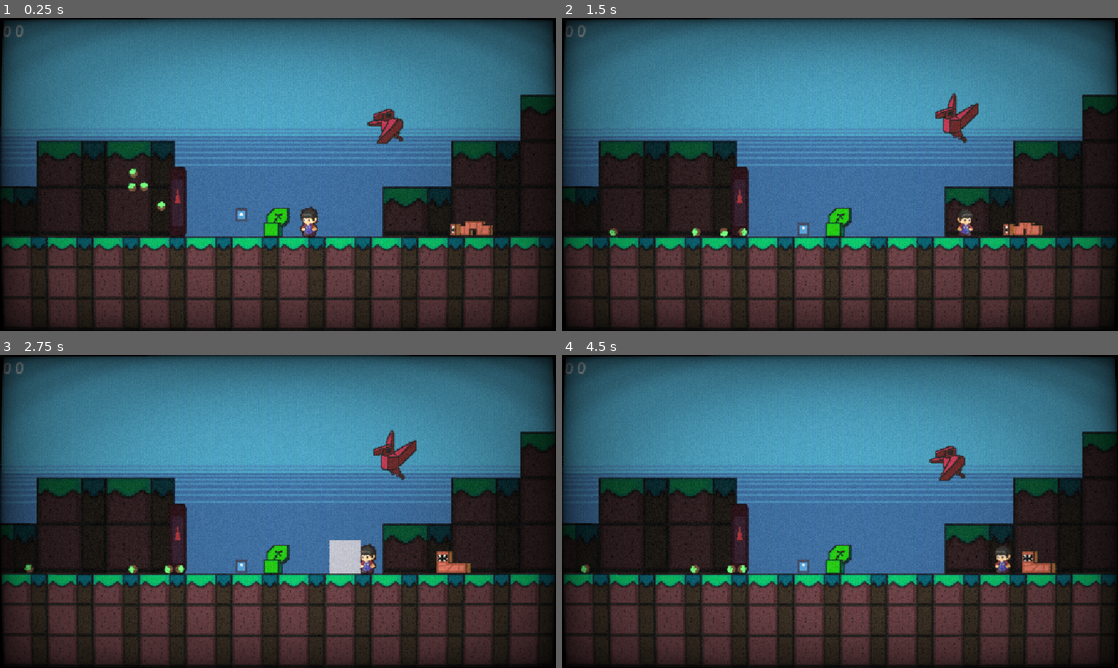
Above: before the commit, frames 1-4 (two rows, left to right).
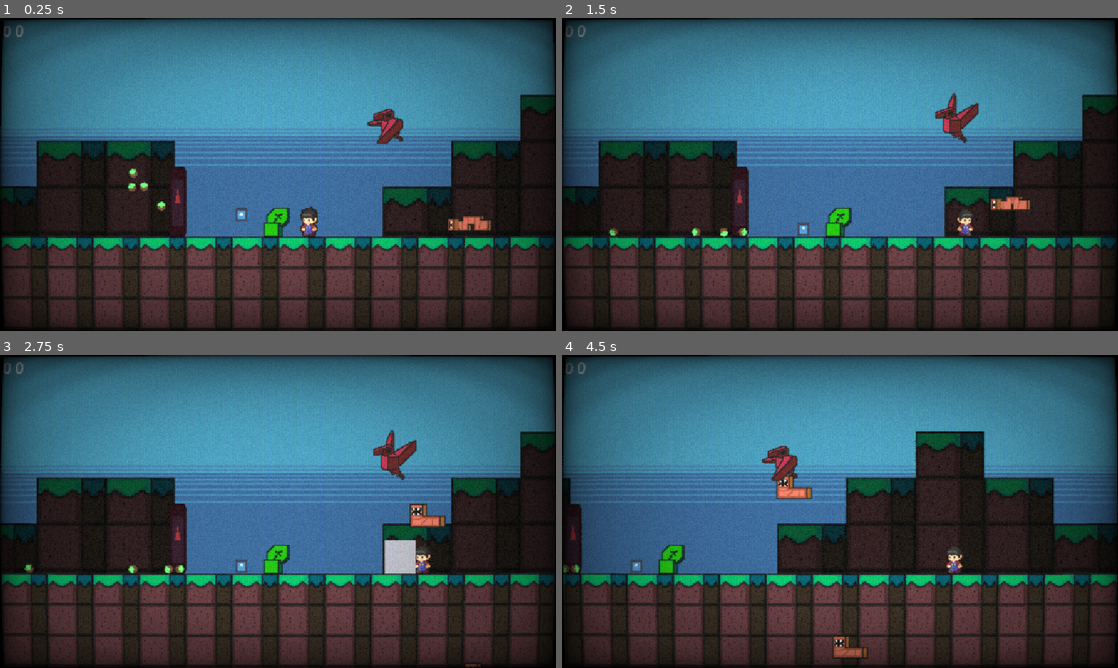
Above: after the commit, the same moments.

Repository: Raylandson/scale-gmtk-24
Game: Godot game, scene res://maps/main.tscn
Same seed, same stepped clock (60 frames per second), same inputs: the game is played once before the commit and once after it. The engine's default icon, where the game draws it, is replaced by a stand-in: a white triangle on a blue panel in a dark square.
Inputs:
- Up to frame 1 (0.25 s): no input
- Up to frame 2 (1.5 s): tap Enter (ui_accept) at 0.5, 1.35 s; hold Enter (ui_accept) 0.53-1.28 s; hold Right (ui_right) from 0.53 s (still down); tap W (jump) at 0.77 s
- Up to frame 3 (2.75 s): tap W (jump) at 1.52 s; release Right (ui_right) at 2.03 s; hold Left (ui_left) from 2.03 s (still down); hold Enter (ui_accept) from 2.03 s (still down)
- Up to frame 4 (4.5 s): release Left (ui_left) at 2.78 s; release Enter (ui_accept) at 2.78 s; hold Right (ui_right) 2.78-4.28 s; tap Enter (ui_accept) at 2.85, 4.35 s; tap W (jump) at 3.02, 3.77 s; hold Enter (ui_accept) 3.53-4.28 s; hold Left (ui_left) from 4.28 s (still down)

The runs differ from the first frame. In frame 1, 0.4% of the frame differs, in the area x 80-89%, y 63-70%; in frame 2, 0.5%; in frame 3, 2.4%; in frame 4, 44%, in the area x 0-100%, y 24-99%.
Error after the commit: Cannot call method 'local_to_map' on a null value. (res://player/mining_tool.gd:10)

Commit message:
mining, spawn, random generation programation

Diff:
--- a/scale-game-project/assets/scripts/global.gd
+++ b/scale-game-project/assets/scripts/global.gd
@@ -20,7 +20,8 @@
 	pass # Replace with function body.
 
 func _process(delta: float) -> void:
-	print(wood, water, ore)
+	#print(wood, water, ore)
+	pass
 
 func _change_wood(new_value):
 	wood = max(0, new_value)
--- a/scale-game-project/enemy/worm_enemy.gd
+++ b/scale-game-project/enemy/worm_enemy.gd
@@ -1,7 +1,7 @@
 extends CharacterBody2D
 
-enum States{MOVING, ATTACKING, DEATH, IDLE}
-var current_state = States.MOVING
+enum States{MOVING, ATTACKING, DEATH, IDLE, CRAWLING}
+var current_state = States.CRAWLING
 
 @export var speed = 8
 @export var gravity = 50
@@ -9,24 +9,52 @@
 
 @export var health_points = 50
 @onready var current_health_points = health_points
+@export var surface_time = 0.5
 
-
+var floor_pos: Vector2  = Vector2.ZERO
 var direction = Vector2.ZERO
-var target = null
-
+var target: Node2D = null
+var tile_map: TileMapLayer = null
+var gravity_scale: float = 1
 
 func _ready():
-	pass
+	target = get_tree().get_first_node_in_group("seed")
+	tile_map = get_tree().get_first_node_in_group("MainTileMap")
+
+	if is_instance_valid(target):
+		var direct_to_target = global_position.direction_to(target.global_position)
+		floor_pos = global_position + Vector2(sign(direct_to_target.x)*200, -200)
+	$CollisionShape2D.disabled = true
+
 
 
 func _physics_process(delta):
 
-	velocity.y += gravity
+	velocity.y += gravity * gravity_scale
 
-	target = get_tree().get_first_node_in_group("seed")
+	#aqui programa ta, e muito
+	#if not is_instance_valid(target):
+		#target = get_tree().get_first_node_in_group("seed")
 
 
 	match current_state:
+		States.CRAWLING:
+			gravity_scale = 0
+			if is_instance_valid(target):
+				direction = global_position.direction_to(floor_pos)
+
+			velocity = direction * speed * 3
+
+
+			if is_instance_valid(tile_map):
+				var cell_id: = tile_map.get_cell_source_id(
+					tile_map.local_to_map(self.global_position))
+				if cell_id == -1:
+					gravity_scale = 1
+					current_state = States.MOVING
+					$CollisionShape2D.disabled = false
+
+
 		States.IDLE:
 			direction = Vector2.ZERO
 
@@ -35,17 +63,20 @@
 
 		States.MOVING:
 			if is_instance_valid(target):
+				var distance_to_target: float = self.global_position.distance_to(target.global_position)
 				direction = self.global_position.direction_to(target.global_position).normalized()
 
-			if is_instance_valid(target) and self.global_position.distance_to(target.global_position) < attack_distance_threshold:
-				current_state = States.ATTACKING
+				if  distance_to_target <= attack_distance_threshold:
+					direction = Vector2.ZERO
+					current_state = States.ATTACKING
 
+			velocity.x = speed * direction.x
 
 		States.ATTACKING:
 			#ataque
 			direction = Vector2.ZERO
+			velocity.x = speed * direction.x
 
-	velocity.x = speed * direction.x
 	if sign(direction.x) == -1:
 		$AnimationPlayer.play("movingR")
 	elif sign(direction.x) == 1:
@@ -53,7 +84,7 @@
 	move_and_slide()
 
 
-func take_damage(damage : float):
+func take_damage(damage : float) -> void:
 	current_health_points = max(0, current_health_points - damage)
 	if current_health_points <= 0:
 		death()
--- a/scale-game-project/enemy/worm_enemy.tscn
+++ b/scale-game-project/enemy/worm_enemy.tscn
@@ -63,7 +63,7 @@
 }
 
 [node name="WormEnemy" type="CharacterBody2D" groups=["enemy"]]
-collision_mask = 17
+collision_mask = 16
 script = ExtResource("1_83hfe")
 
 [node name="Seed" type="Sprite2D" parent="."]
--- /dev/null
+++ b/scale-game-project/maps/main.gd
@@ -0,0 +1,49 @@
+extends Node2D
+
+@export var tile_map: TileMapLayer
+@export var initial_pos: Marker2D
+@export var min_distance_to_spawn: float = 600
+@export var min_blocks_between_resources: int = 2
+@export var max_blocks_between_resources: int = 3
+@export_range(0.0, 1.0) var chance_to_spawn_ore: float = 0.5
+@export_range(0.0, 1.0) var chance_to_spawn_tree: float = 0.25
+@export_range(0.0, 1.0) var chance_to_spawn_well: float = 0.25
+@export var tree_scene: PackedScene
+@export var well_scene: PackedScene
+
+func _ready() -> void:
+	var next_spawn_distance := randi_range(min_blocks_between_resources, max_blocks_between_resources)
+	var current_distance := 0
+
+	for cell in tile_map.get_used_cells_by_id(3):
+		var current_pos := tile_map.map_to_local(cell)
+
+		if current_pos.distance_to(initial_pos.global_position) < min_distance_to_spawn:
+			continue
+
+		if current_distance >= next_spawn_distance:
+			var resource_choice := randf()
+
+			if resource_choice < chance_to_spawn_ore:
+				tile_map.set_cell(cell, 4, Vector2i.ZERO)
+			elif resource_choice < chance_to_spawn_ore + chance_to_spawn_tree:
+				spawn_scene(tree_scene, current_pos)
+			else:
+				spawn_scene(well_scene, current_pos)
+
+
+			next_spawn_distance = randi_range(min_blocks_between_resources, max_blocks_between_resources)
+			current_distance = 0
+		else:
+			current_distance += 1
+
+
+func _process(delta: float) -> void:
+
+	pass
+
+
+func spawn_scene(scene: PackedScene, pos: Vector2) -> void:
+	var instance: Node2D = scene.instantiate()
+	instance.global_position = pos + Vector2(0, -20)
+	get_tree().current_scene.add_child(instance)
--- a/scale-game-project/player/catch_area.gd
+++ b/scale-game-project/player/catch_area.gd
@@ -16,22 +16,28 @@
 
 	var count = 0
 
-	for item:Node2D in current_itens:
+	var duplicated_current_item = current_itens.duplicate()
+
+	for item in duplicated_current_item:
 		if is_instance_valid(item):
 			item.global_position = catch_position.global_position\
 			+ Vector2(0, -count * offset_pos)
+			count+= 1
 		else:
 			current_itens.erase(item)
-		count+= 1
 
 
 
 	if timer < 0:
-		#printt(player.carrying, player.wood_carrying, current_itens.size(),
-		#items_list.is_empty(), current_itens, items_list)
+		printt(player.carrying, player.wood_carrying, current_itens.size(),
+		items_list.is_empty(), current_itens, items_list)
 		timer = 0.5
 
 	can_catch_timer -= delta
+
+	#sem tempo pra clean code
+	if current_itens.is_empty():
+		player.wood_carrying = false
 
 	if Input.is_action_just_pressed("ui_accept") and player.wood_carrying \
 		and (items_list.is_empty() or current_itens.size() >= max_carrying_items) \
@@ -39,7 +45,10 @@
 
 		var items_copy: Array = current_itens.duplicate()
 
-		for item:Node2D in items_copy:
+		for item in items_copy:
+			if not is_instance_valid(item):
+				current_itens.erase(item)
+				continue
 			if items_list.size() < max_carrying_items:
 				items_list.append(item)
 
@@ -47,24 +56,25 @@
 				item.set_freeze(false)
 				var base_vector: Vector2 = item.random_direction_upwards()
 
-				item.apply_central_force(player.velocity * 100 + \
+				item.apply_central_force(player.velocity * Vector2(100, 70) + \
 				base_vector * randf_range(1, 5)) # esse numero magico eh psico
 			current_itens.erase(item)
 			print('item deletado', item.name)
 
-		if current_itens.is_empty():
-			player.wood_carrying = false
 		#tem que ter esse return
 		return
 
 	if Input.is_action_just_pressed("ui_accept") and not player.carrying \
 		and (not player.wood_carrying or current_itens.size() < max_carrying_items) \
-		and not items_list.is_empty():
+		and not items_list.is_empty() and not player.inside_upgrade_area:
 		print('catching wood')
 
 		var items_copy: Array = items_list.duplicate()
 
-		for item: Node2D in items_copy:
+		for item in items_copy:
+			if not is_instance_valid(item):
+				items_list.erase(item)
+				continue
 			if current_itens.size() >= max_carrying_items:
 				break
 			if current_itens.has(item):
@@ -82,6 +92,9 @@
 	if body.is_in_group("CatchItem") and not current_itens.has(body) \
 	and not items_list.has(body) and items_list.size() < max_carrying_items:
 		#gptenio maluco logo 2 if pra confima com a mesma bool
+		if body is CollectableItem:
+			if not body.collectable:
+				return
 		if items_list.size() < max_carrying_items:
 			items_list.append(body)
 
--- /dev/null
+++ b/scale-game-project/player/mining_tool.gd
@@ -0,0 +1,28 @@
+extends Marker2D
+
+@export var player: Actor
+@onready var tile_map: TileMapLayer = player.tile_map
+@export var ore:PackedScene
+
+func _process(delta: float) -> void:
+	if Input.is_action_just_pressed("ui_accept") and not player.carrying\
+	and not player.wood_carrying:
+		var cell_position: = tile_map.local_to_map(self.global_position)
+		var cell_id: = tile_map.get_cell_source_id(cell_position)
+		mine_cell(cell_id, cell_position)
+
+
+
+func mine_cell(cell_id: int, cell_position:Vector2i) -> void:
+	if cell_id != 3:
+		return
+
+	tile_map.set_cell(cell_position)
+	generate_ore(tile_map.map_to_local(cell_position))
+
+
+func generate_ore(ore_pos: Vector2) -> void:
+	for a in range(5):
+		var ore_instance: CollectableItem = ore.instantiate()
+		ore_instance.global_position = ore_pos
+		get_tree().current_scene.add_child(ore_instance)
--- a/scale-game-project/player/player.gd
+++ b/scale-game-project/player/player.gd
@@ -7,6 +7,8 @@
 
 
 const TILE_SIZE = 16
+
+@export var tile_map: TileMapLayer
 
 @export var horizontal_attack_damage = 10
 @export var vertical_attack_damage = 15
@@ -59,6 +61,7 @@
 var _was_jumped : bool = false
 var _engine_fps = Engine.get_frames_per_second()
 
+var inside_upgrade_area: bool = false
 var _previous_state: int = 0
 var _inside_ladder = false
 var _ladder
@@ -179,7 +182,6 @@
 		_actual_state = STATE_STAND
 	else:
 		_actual_state = STATE_AIR
-	pass
 
 
 func friction(frict: float, delta: float):
--- a/scale-game-project/player/player.tscn
+++ b/scale-game-project/player/player.tscn
@@ -1,8 +1,10 @@
-[gd_scene load_steps=12 format=3 uid="uid://bvbw83pfh83ca"]
+[gd_scene load_steps=14 format=3 uid="uid://bvbw83pfh83ca"]
 
 [ext_resource type="Script" path="res://player/player.gd" id="1_ct6yo"]
 [ext_resource type="Texture2D" uid="uid://1emngc8345pc" path="res://assets/sprites/farmer_player.png" id="2_201af"]
+[ext_resource type="Script" path="res://player/mining_tool.gd" id="3_6yb8d"]
 [ext_resource type="Script" path="res://player/catch_area.gd" id="3_xw35a"]
+[ext_resource type="PackedScene" uid="uid://bvgrp8c2m7ffg" path="res://tools/ore.tscn" id="4_b6e1s"]
 
 [sub_resource type="RectangleShape2D" id="RectangleShape2D_hj05l"]
 size = Vector2(35, 38)
@@ -144,6 +146,12 @@
 [node name="Sprite2D" type="Sprite2D" parent="Flip"]
 texture = ExtResource("2_201af")
 
+[node name="MiningPos" type="Marker2D" parent="Flip" node_paths=PackedStringArray("player")]
+position = Vector2(-9, 23)
+script = ExtResource("3_6yb8d")
+player = NodePath("../..")
+ore = ExtResource("4_b6e1s")
+
 [node name="BucketPos" type="Marker2D" parent="Flip"]
 unique_name_in_owner = true
 position = Vector2(-16, 0)
--- a/scale-game-project/project.godot
+++ b/scale-game-project/project.godot
@@ -39,6 +39,7 @@
 CatchItem=""
 enemy=""
 player=""
+MainTileMap=""
 
 [input]
 
--- a/scale-game-project/seed/seed.gd
+++ b/scale-game-project/seed/seed.gd
@@ -8,7 +8,11 @@
 
 
 func _on_collect_area_body_entered(body: Node2D) -> void:
+	if body is Actor:
+		body.inside_upgrade_area = true
+
 	if body is CollectableItem:
+		body.collectable = false
 		if Globals.dict_vars.has(body.type):
 			Globals.dict_vars[body.type] += 1
 			Globals.update_vars()
@@ -19,4 +23,10 @@
 		var tw = create_tween()
 		tw.tween_property(body, "global_position", self.global_position, anim_time)
 		await get_tree().create_timer(anim_time).timeout
-		body.queue_free()
+		if is_instance_valid(body):
+			body.queue_free()
+
+
+func _on_collect_area_body_exited(body: Node2D) -> void:
+	if body is Actor:
+		body.inside_upgrade_area = false
--- a/scale-game-project/seed/seed.tscn
+++ b/scale-game-project/seed/seed.tscn
@@ -28,3 +28,4 @@
 shape = SubResource("RectangleShape2D_taeee")
 
 [connection signal="body_entered" from="CollectArea" to="." method="_on_collect_area_body_entered"]
+[connection signal="body_exited" from="CollectArea" to="." method="_on_collect_area_body_exited"]
--- /dev/null
+++ b/scale-game-project/tools/enemy_generator.gd
@@ -0,0 +1,32 @@
+extends Node2D
+
+
+@export var min_spawn_distance: float = 100
+@export var max_spawn_distance: float = 200
+@export var min_time_spawn: float = 1
+@export var max_time_spawn: float = 2
+@export var spawn_timer:Timer
+@export var floor_height: Marker2D
+@export var worm_enemy: PackedScene
+@export var min_enemy_wave: int = 1
+@export var max_enemy_wave: int = 2
+
+func _ready() -> void:
+	spawn_timer.start(randf_range(min_time_spawn, max_time_spawn))
+
+
+func _on_spawn_timer_timeout() -> void:
+	spawn_timer.start(randf_range(min_time_spawn, max_time_spawn))
+	spawn_enemy(worm_enemy)
+
+
+func spawn_enemy(enemy_scene: PackedScene):
+	for a in range(randi_range(min_enemy_wave, max_enemy_wave)):
+		var new_enemy: Node2D = enemy_scene.instantiate()
+		var sign := 1 if randi() % 2 == 0 else -1
+
+		new_enemy.global_position = Vector2(randf_range(min_spawn_distance,
+		 max_spawn_distance) * sign + floor_height.global_position.x,
+		floor_height.global_position.y)
+
+		get_tree().current_scene.add_child(new_enemy)
--- a/scale-game-project/tools/items/collectable_item.gd
+++ b/scale-game-project/tools/items/collectable_item.gd
@@ -5,6 +5,7 @@
 @export var type: String
 @export_range(1000, 10000) var spawn_velocity_force: float = 3000
 @export var collision: CollisionShape2D
+var collectable: = true
 
 func _ready() -> void:
 	ready()
@@ -22,6 +23,7 @@
 
 
 func set_freeze(_bool: bool) -> void:
+	#self.call_deferred("freeze", _bool)
 	self.freeze = _bool
 	if is_instance_valid(collision):
 		collision.disabled = _bool
